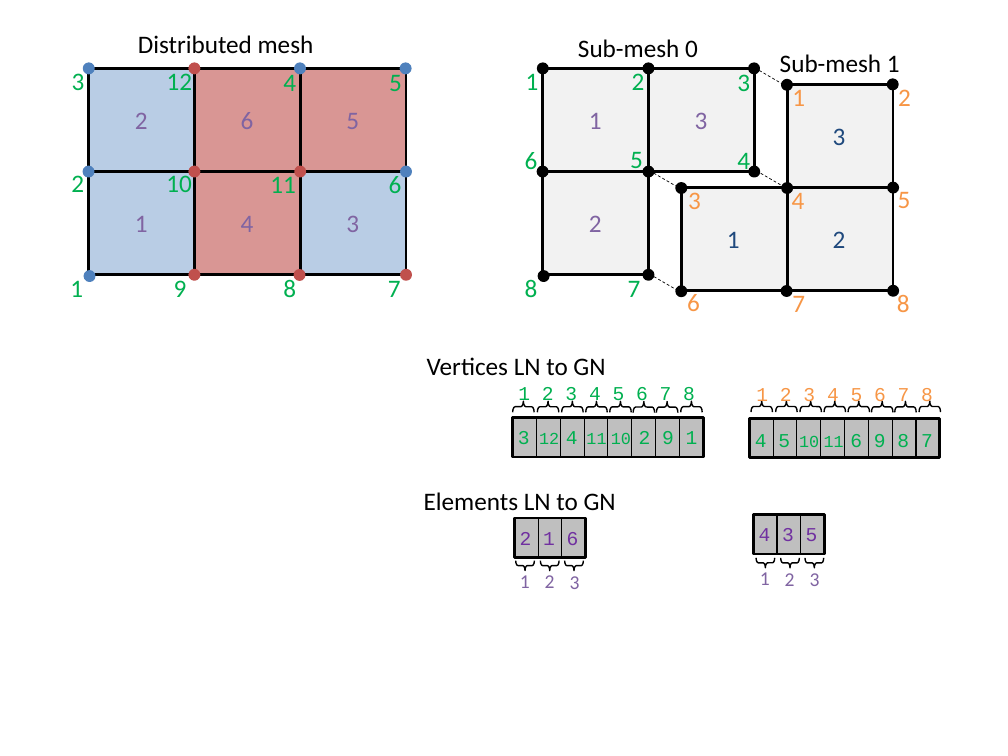
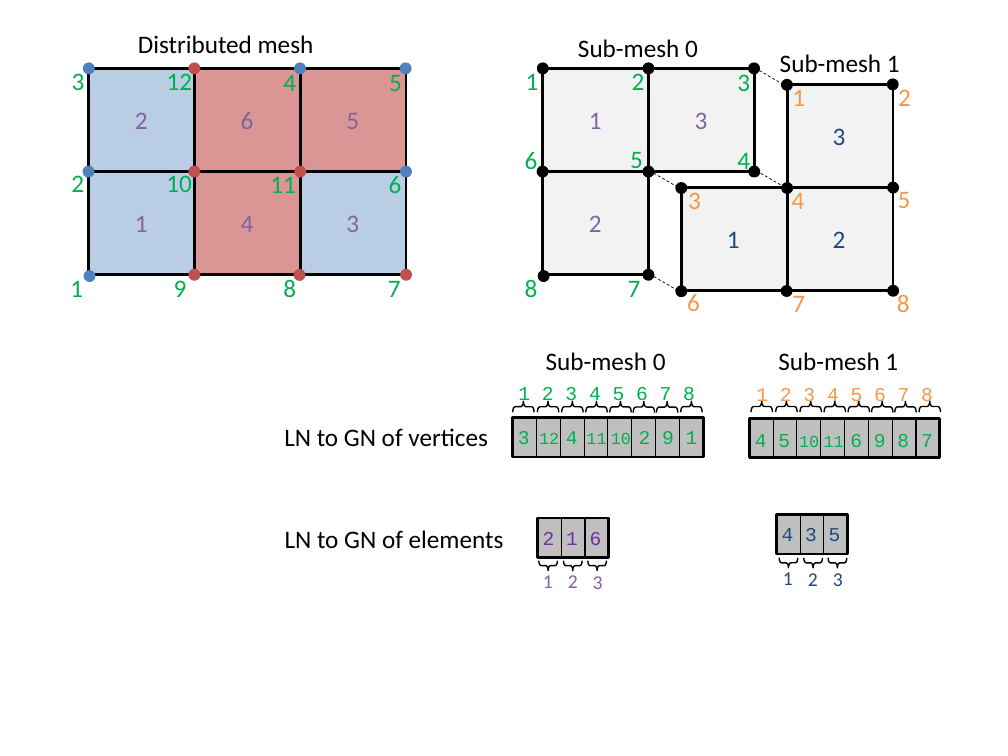
Before and after one commit to onera/Maia, a slide deck: slide 1 of doc/user_manual/images/dist_part/dist_part_LN_to_GN.pptx. Drawn at 1008x756 pixels with LibreOffice and Linux fonts; fonts in the diff are those of the drawing. Boxes give left, top, right and bottom in pixels: in the first picture for what was removed or moved away, otherwise in the second. Text is boxed around its words. In the diff, an @@ line names an element or a change of style, - is before the commit and + after.

```diff
--- a/doc/user_manual/images/dist_part/dist_part_LN_to_GN.pptx
+++ b/doc/user_manual/images/dist_part/dist_part_LN_to_GN.pptx
@@ text added at [546, 352, 666, 371], 18 pt, text #000000 @@
+Sub-mesh 0
@@ text added at [778, 352, 898, 371], 18 pt, text #000000 @@
+Sub-mesh 1
@@ text at [284, 428, 488, 447]: text changed @@
-Vertices LN to GN
+LN to GN of vertices
@@ text at [285, 530, 504, 549]: text changed @@
-Elements LN to GN
+LN to GN of elements
@@ line moved from (538, 518) - (538, 557) to (585, 518) - (585, 557) @@
@@ text "4 3 5" at [782, 528, 841, 541]: text colour #7030A0 to #1F497D @@
@@ line moved from (777, 514) - (777, 554) to (824, 514) - (824, 554) @@
@@ text "2": place and size @@
-text "2" at [545, 575, 555, 588]
+text "2" at [568, 575, 578, 588]
@@ left brace: place and size @@
-left brace at [565, 561, 584, 571]
+left brace at [587, 561, 606, 571]
@@ text colour #8064A2 to #1F497D in 3 elements at [783, 572, 793, 585], [833, 573, 843, 586], [808, 573, 818, 586] @@
@@ 7 texts, 5 left braces, 2 rectangles: place and size @@
-7 texts, 5 left braces, 2 rectangles at [514, 514, 825, 589]
+7 texts, 5 left braces, 2 rectangles at [537, 514, 848, 589]
```
Also in this commit, not shown: 25 other files.
